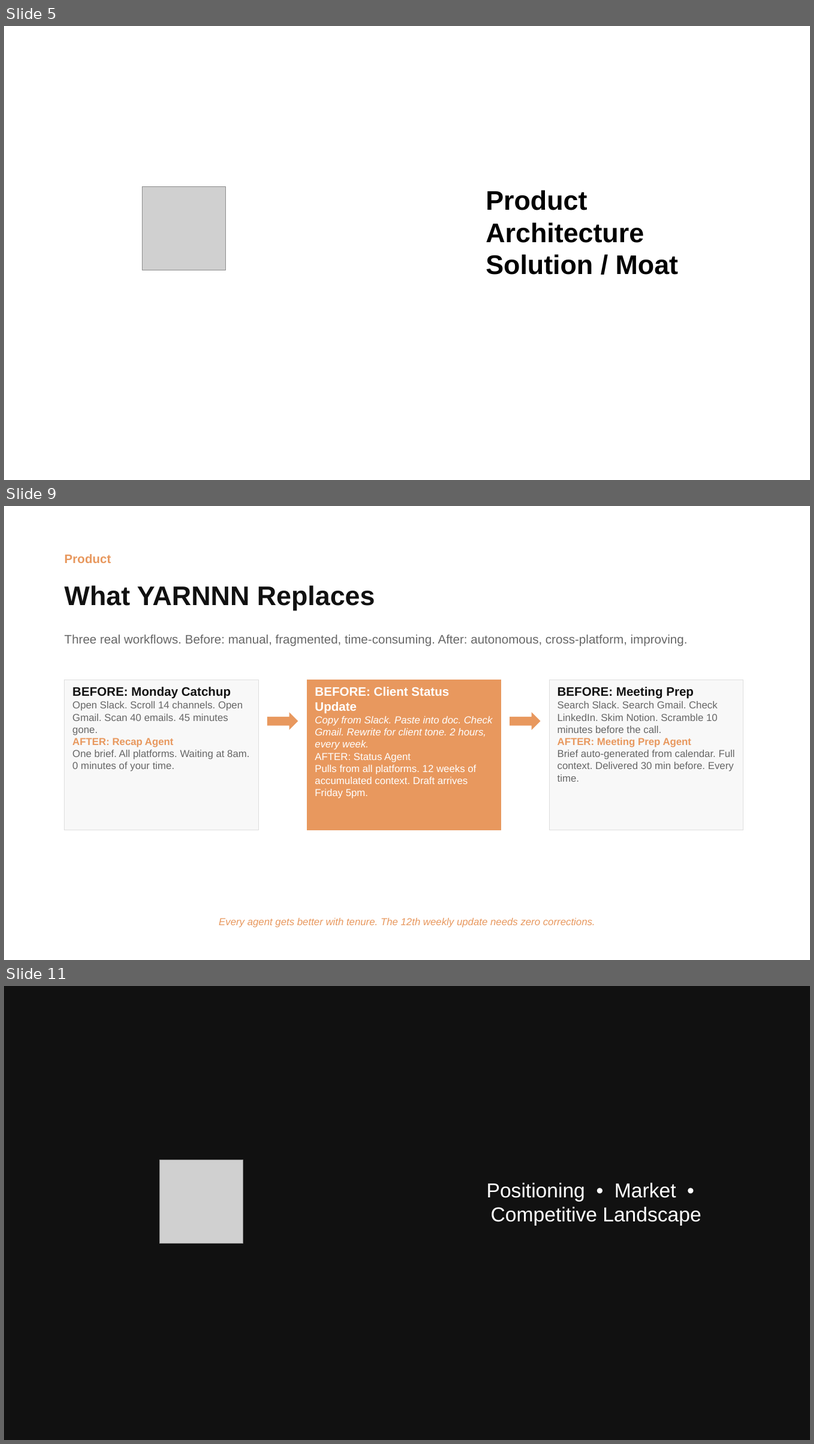
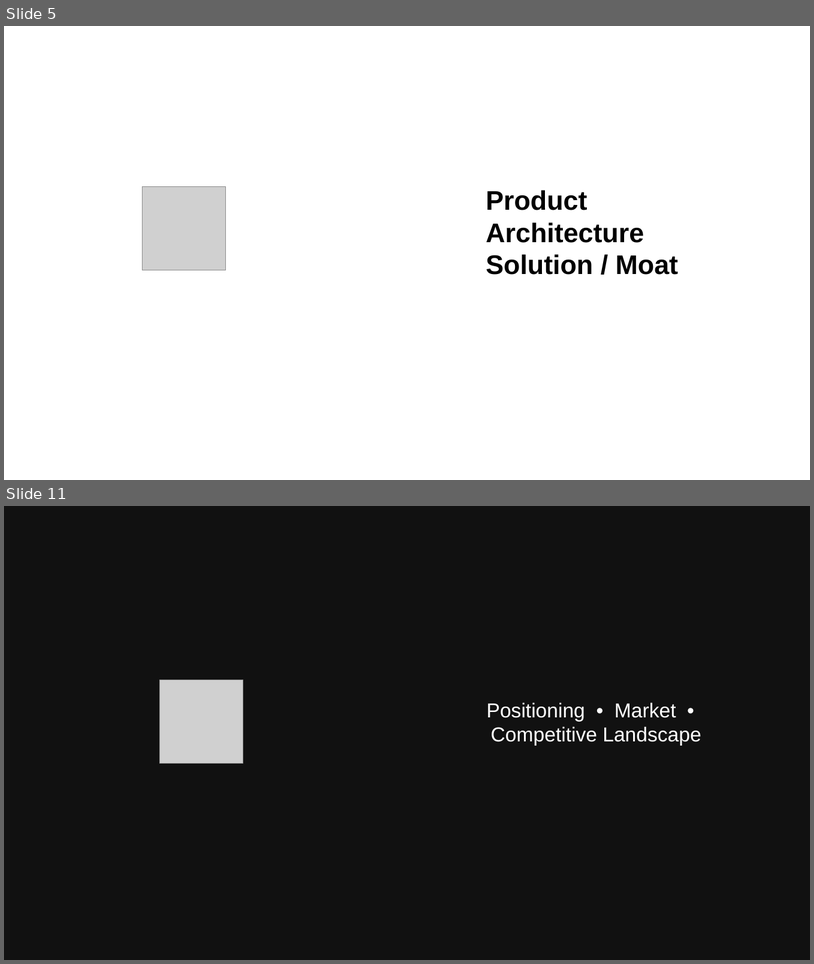
Before and after one commit to Kvkthecreator/yarnnnn, a slide deck: docs/working_docs/investors/IR Deck - yarnnn - March 2026 v2.pptx. Shown one above the other, each under a label of ours: slides 5, 9 and 11 before the commit, slides 5 and 11 after it; the slides between them are not shown. The pictures are 814x1444 and 814x964 pixels, drawn with LibreOffice and Linux fonts; fonts in the diff are those of the drawing; grey boxes stand for pictures. Boxes give left, top, right and bottom in pixels: in the first picture for what was removed or moved away, otherwise in the second. Text is boxed around its words. In the diff, an @@ line names an element or a change of style, - is before the commit and + after.

```diff
--- a/docs/working_docs/investors/IR Deck - yarnnn - March 2026 v2.pptx
+++ b/docs/working_docs/investors/IR Deck - yarnnn - March 2026 v2.pptx
@@ slide 9 removed at (4,506,810,960), background #FFFFFF @@
@@ text removed at (65,554,111,563) @@
-Product
@@ text removed at (65,585,375,610) @@
-What YARNNN Replaces
@@ text removed at (65,634,688,646) @@
-Three real workflows. Before: manual, fragmented, time-consuming. After: autonomous, cross-platform, improving.
@@ rectangle removed at (65,680,259,830) @@
-BEFORE: Monday Catchup
-Open Slack. Scroll 14 channels. Open Gmail. Scan 40 emails. 45 minutes gone.
-AFTER: Recap Agent
-One brief. All platforms. Waiting at 8am. 0 minutes of your time.
@@ rectangle removed at (307,680,501,830) @@
-BEFORE: Client Status Update
-Copy from Slack. Paste into doc. Check Gmail. Rewrite for client tone. 2 hours, every week.
-AFTER: Status Agent
-Pulls from all platforms. 12 weeks of accumulated context. Draft arrives Friday 5pm.
@@ rectangle removed at (549,680,743,830) @@
-BEFORE: Meeting Prep
-Search Slack. Search Gmail. Check LinkedIn. Skim Notion. Scramble 10 minutes before the call.
-AFTER: Meeting Prep Agent
-Brief auto-generated from calendar. Full context. Delivered 30 min before. Every time.
@@ right arrow removed at (267,712,299,730) @@
@@ right arrow removed at (510,712,540,730) @@
@@ text removed at (219,918,596,927) @@
-Every agent gets better with tenure. The 12th weekly update needs zero corrections.
```
Also in this commit, not shown: 5 slides changed, 1 slide added, 3 other files.
